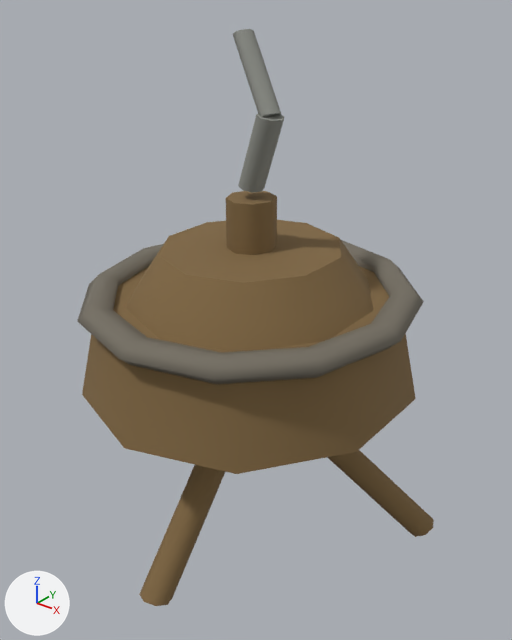
Before and after pictures for a commit that changed the glTF model public/assets/maps/detail-v1/models/incense_burner.glb.
Both versions are drawn from a 50 mm camera at (0.922, -1.137, 1.294) aimed at (0.011, 0.001, 0.588). Lighting does not change. The marker at lower left points along +X, +Y and +Z. The older version comes first. Vertices at exactly the same position are counted once.

Objects in the first picture: 'incense_burner'.
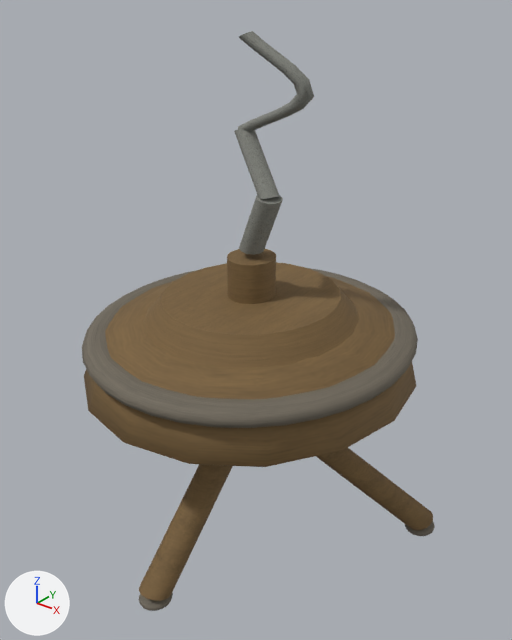
The change, as a diff of the scene's bpy script:
```diff
--- a/public/assets/maps/detail-v1/models/incense_burner.glb.py
+++ b/public/assets/maps/detail-v1/models/incense_burner.glb.py
@@ img_map_detail_normal @@
+img_map_detail_normal = load_image('map-detail-normal', '_unpacked/map-detail-normal', 512, 256, 'Non-Color')
@@ img_map_detail_orm @@
+img_map_detail_orm = load_image('map-detail-orm', '_unpacked/map-detail-orm', 512, 256, 'Non-Color')
@@ img_map_detail_base_color @@
+img_map_detail_base_color = load_image('map-detail-base-color', '_unpacked/map-detail-base-color', 512, 256, 'sRGB')
@@ mat_material_0 @@
 mat_material_0 = bpy.data.materials.new('Material_0')
-# nodes: BsdfPrincipled, OutputMaterial, TexImage
-# uses the picture img_map_detail_palette_v1
+# nodes: BsdfPrincipled, Mix, NormalMap, OutputMaterial, SeparateColor, TexImage x3, VertexColor
+# uses the picture img_map_detail_base_color
+# uses the picture img_map_detail_normal
+# uses the picture img_map_detail_orm
@@ me_mesh_0 @@
 # used by ob_incense_burner; location = (0.0, 0.0, 0.0)
-me_mesh_0.from_pydata(...)  # 224 vertices, 392 faces; spans x -0.4..0.4, y -0.4..0.4, z 0.0..1.2
+me_mesh_0.from_pydata(...)  # 2300 vertices, 4408 faces; spans x -0.4..0.4, y -0.4..0.4, z 0.0..1.2
+# me_mesh_0 part 1: a new loose piece, a UV sphere (16 segments, 10 rings, poles along z) spanning x 0.325..0.4, y 0.2..0.28, z 0.0..0.032, in mat_material_0
+# me_mesh_0 part 2: a new loose piece, a UV sphere (16 segments, 10 rings, poles along z) spanning x -0.038..0.038, y -0.392..-0.312, z 0.0..0.032, in mat_material_0
+# me_mesh_0 part 3: the loose piece of 66 vertices spanning x -0.363..0.363, y -0.4..0.4, z 0.456..0.874 is rebuilt with 102 vertices and now spans x -0.377..0.377, y -0.4..0.4, z 0.397..0.614
+# me_mesh_0 part 4: the loose piece of 20 vertices spanning x -0.038..0.038, y -0.387..0.035, z 0.002..0.469 is rebuilt with 52 vertices and now spans x -0.038..0.038, y -0.387..0.035, z 0.023..0.407
+# me_mesh_0 part 5: the loose piece of 18 vertices spanning x -0.065..0.08, y -0.038..0.054, z 1.043..1.2 is rebuilt with 66 vertices and now spans x -0.055..0.134, y -0.033..0.05, z 0.997..1.2
+# me_mesh_0 part 6: the loose piece of 18 vertices spanning x -0.033..0.4, y -0.038..0.278, z 0.0..0.471 is rebuilt with 50 vertices and now spans x -0.033..0.395, y -0.038..0.278, z 0.021..0.41
+# me_mesh_0 part 7: the loose piece of 18 vertices spanning x -0.026..0.088, y -0.045..0.029, z 0.89..1.055 is rebuilt with 50 vertices and now spans x -0.064..0.079, y -0.038..0.054, z 0.88..1.01
+# me_mesh_0 part 8: a new loose piece of 445 vertices spanning x -0.37..0.37, y -0.392..0.392, z 0.537..0.582, in mat_material_0
+# me_mesh_0 part 9: a new loose piece of 103 vertices spanning x -0.272..0.272, y -0.288..0.288, z 0.56..0.741, in mat_material_0
+# me_mesh_0 part 10: a new loose piece of 50 vertices spanning x -0.026..0.087, y -0.045..0.029, z 0.754..0.891, in mat_material_0
+# me_mesh_0 part 11: 66 vertices removed from x -0.374..0.374, y -0.392..0.392, z 0.627..0.68
+# other edits to the shape of me_mesh_0 do not show in these pictures
 me_mesh_0.materials.append(mat_material_0)
```

Boxes (x1, y1, x2, y2) around the edits, measured in the pictures (512 x 640 px):
'incense_burner', surface changed, reshaped: before (77, 29, 434, 606); after (82, 31, 435, 611)
part 1 of me_mesh_0, added: after (405, 521, 435, 536)
part 2 of me_mesh_0, added: after (139, 593, 173, 611)
part 3 of me_mesh_0, rebuilt (32% shorter): before (82, 191, 416, 474); after (84, 276, 416, 467)
part 4 of me_mesh_0, rebuilt: before (139, 465, 225, 606); after (139, 464, 233, 601)
part 5 of me_mesh_0, rebuilt (57% wider, 15% taller): before (233, 29, 281, 117); after (238, 31, 314, 132)
part 6 of me_mesh_0, rebuilt: before (327, 450, 434, 537); after (316, 448, 433, 530)
part 7 of me_mesh_0, rebuilt (10% shorter): before (238, 114, 285, 193); after (234, 129, 280, 200)
part 8 of me_mesh_0, added: after (82, 268, 418, 428)
part 9 of me_mesh_0, added (brown): after (143, 249, 359, 368)
part 10 of me_mesh_0, added: after (239, 195, 283, 254)
part 11 of me_mesh_0, deleted: before (77, 239, 424, 385)
